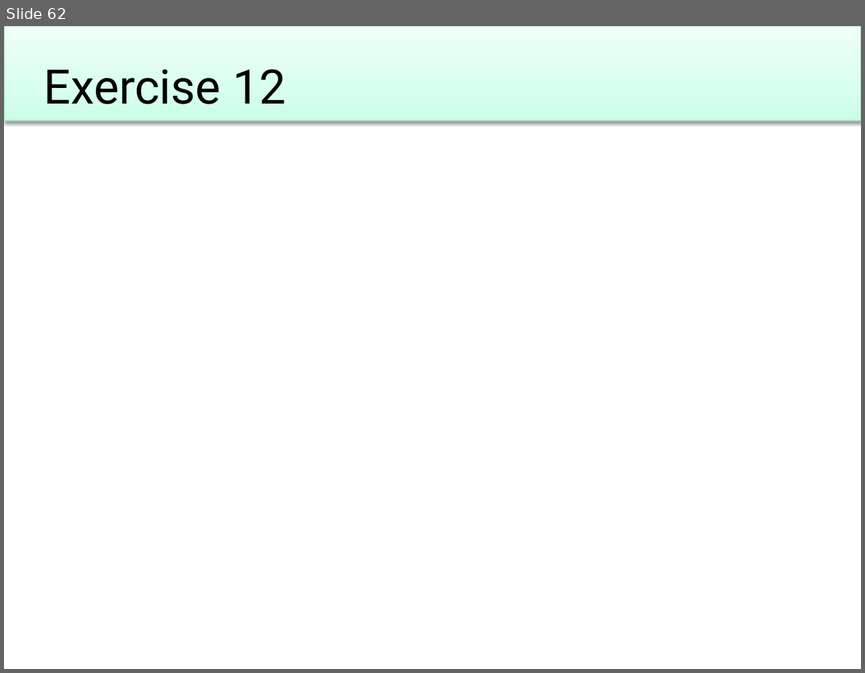
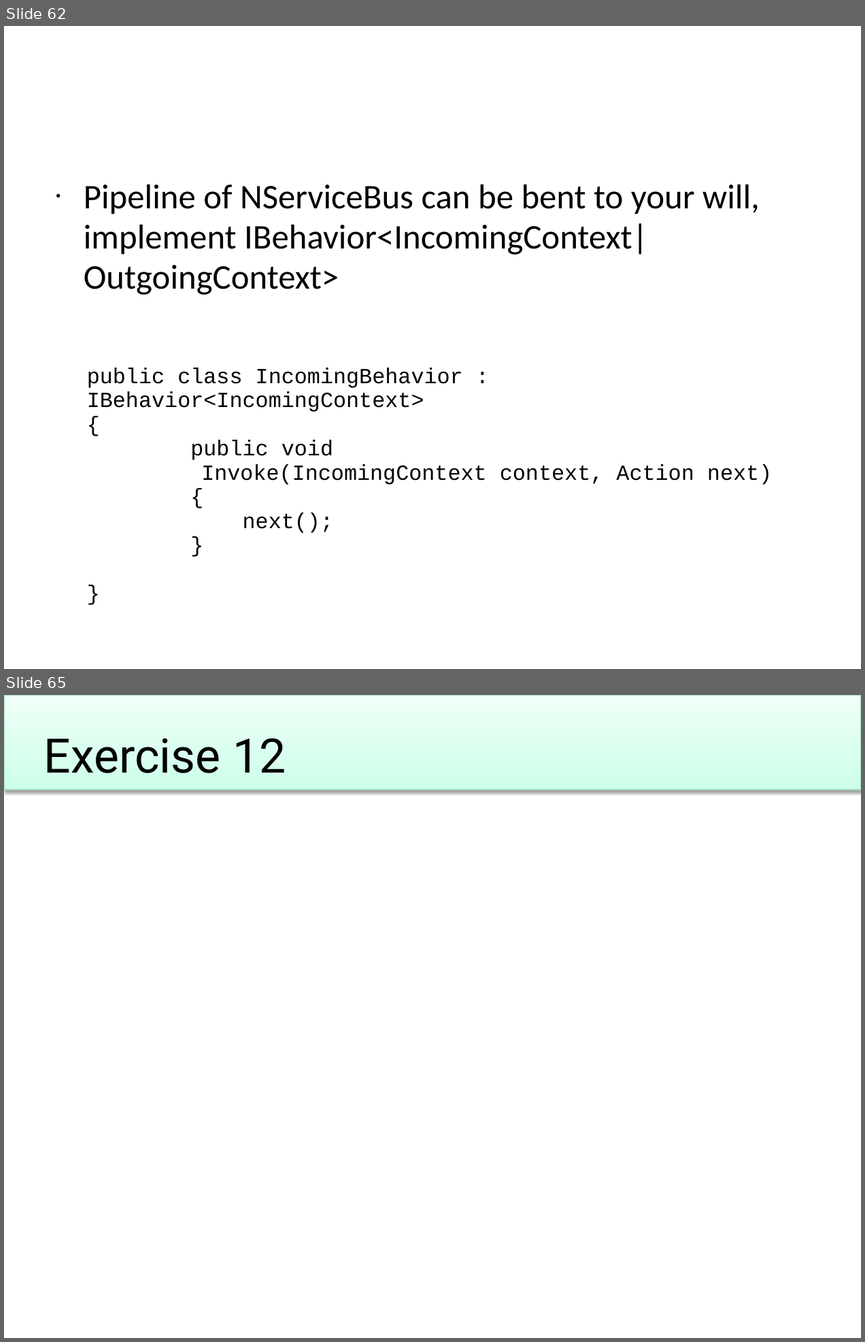
Before and after one commit to Particular/Course.Slides, a slide deck: EnterpriseDevelopmentWithNServiceBus.pptx. Shown one above the other, each under a label of ours: slide 62 before the commit, slides 62 and 65 after it; the slides between them are not shown. The pictures are 865x673 and 865x1342 pixels, drawn with LibreOffice and Linux fonts; fonts in the diff are those of the drawing; background and template pictures are left out. Boxes give left, top, right and bottom in pixels: in the first picture for what was removed or moved away, otherwise in the second. Text is boxed around its words. In the diff, an @@ line names an element or a change of style, - is before the commit and + after.

Commit message:
Extensionpoints changed to NSB v5, slides showing russian doll model

```diff
--- a/EnterpriseDevelopmentWithNServiceBus.pptx
+++ b/EnterpriseDevelopmentWithNServiceBus.pptx
@@ slide 62 added at (x1=4, y1=26, x2=861, y2=669), background #FFFFFF @@
@@ title added at (x1=43, y1=57, x2=861, y2=118), 44 pt, text #FFFFFF @@
+Russian dolls
@@ text added at (x1=84, y1=184, x2=759, y2=295), 32 pt, text #000000 @@
+• Pipeline of NServiceBus can be bent to your will, implement IBehavior<IncomingContext|OutgoingContext>
@@ text added at (x1=87, y1=367, x2=772, y2=533), 20 pt, text #000000 @@
+public class IncomingBehavior : IBehavior<IncomingContext>
+{
+public void
+Invoke(IncomingContext context, Action next)
+{
+next();
+}
+}
@@ what was slide 62 is now slide 65 @@
```
Also in this commit, not shown: 6 slides changed, 2 other slides added, 1 other file.
